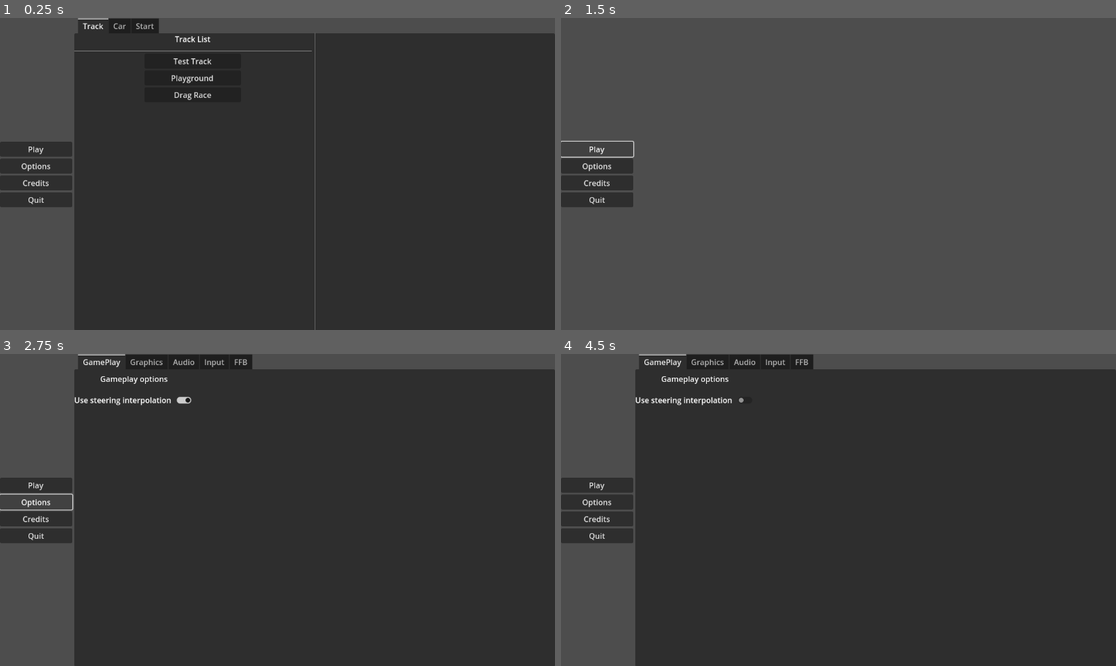
Above: before the commit, frames 1-4 (two rows, left to right).
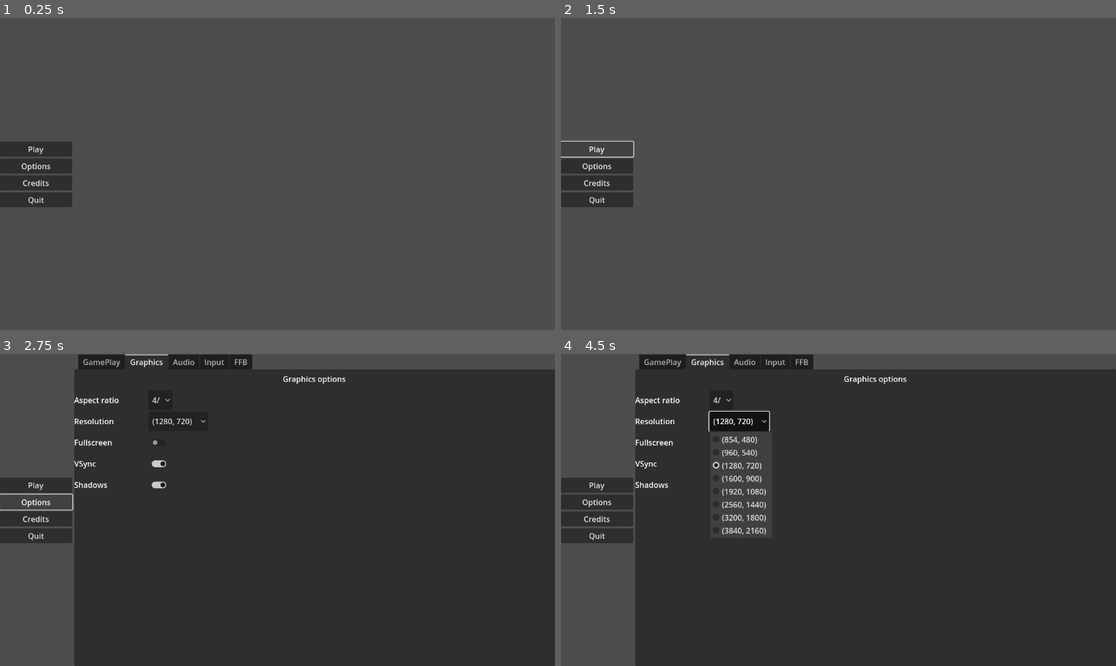
Above: after the commit, the same moments.

Repository: Dechode/Open-Throttle
Game: Godot game, scene res://scenes/gui/menus/main_menu.tscn
Same seed, same stepped clock (60 frames per second), same inputs: the game is played once before the commit and once after it.
Inputs (mouse positions are in pixels of both pictures, inside the frame that each line leads up to):
- Up to frame 1 (0.25 s): no input
- Up to frame 2 (1.5 s): click "Play" at 0.5 s; click "Play" at 1.25 s
- Up to frame 3 (2.75 s): click "Options" at 2 s
- Up to frame 4 (4.5 s): click (744, 400) at 2.77 s; click (721, 400) at 3.5 s, where only the run after the commit has a clickable "4/3"; click (738, 422) at 4.25 s, where only the run after the commit has a clickable "(1280, 720)"

The runs differ from the first frame. In frame 1, 83% of the frame differs, in the area x 13-100%, y 0-100%; in frame 2, nothing differs; in frame 3, 1.1%; in frame 4, 2.4%.

Commit message:
Small changes

Diff:
--- a/project.godot
+++ b/project.godot
@@ -128,8 +128,6 @@
 3d/default_linear_damp=0.0
 3d/default_angular_damp=0.0
 3d/time_before_sleep=0.0
-common/physics_fps=240
-common/physics_interpolation=true
 3d/active_soft_world=true
 
 [rendering]
--- a/scenes/gui/menus/car_setup_menu.tscn
+++ b/scenes/gui/menus/car_setup_menu.tscn
@@ -13,6 +13,7 @@
 script = ExtResource("1_4tq7e")
 
 [node name="Suspension" type="TabBar" parent="."]
+visible = false
 layout_mode = 2
 
 [node name="VBoxContainer" type="VBoxContainer" parent="Suspension"]
@@ -163,7 +164,6 @@
 layout_mode = 2
 
 [node name="Wheels" type="TabBar" parent="."]
-visible = false
 layout_mode = 2
 
 [node name="VBoxContainer" type="VBoxContainer" parent="Wheels"]
--- a/scenes/gui/menus/main_menu.tscn
+++ b/scenes/gui/menus/main_menu.tscn
@@ -84,6 +84,7 @@
 layout_mode = 2
 
 [node name="GamePlay" parent="HBoxContainer/Options" index="1"]
+visible = false
 layout_mode = 2
 
 [node name="VBoxContainer" parent="HBoxContainer/Options/GamePlay" index="0"]
@@ -104,6 +105,7 @@
 layout_mode = 2
 
 [node name="Graphics" parent="HBoxContainer/Options" index="2"]
+visible = true
 layout_mode = 2
 
 [node name="VBoxContainer" parent="HBoxContainer/Options/Graphics" index="0"]
@@ -469,6 +471,7 @@
 layout_mode = 2
 
 [node name="PlayMenu" type="TabContainer" parent="HBoxContainer"]
+visible = false
 layout_mode = 2
 size_flags_horizontal = 3
 
--- a/scenes/vehicle/rally_rwd/rally_rwd_1.tscn
+++ b/scenes/vehicle/rally_rwd/rally_rwd_1.tscn
@@ -108,6 +108,9 @@
 [node name="MeshInstance3D" parent="RigidBodyCar/Wheel_br" index="0"]
 mesh = SubResource("3")
 
+[node name="TireMarks" parent="RigidBodyCar/Wheel_br" index="1"]
+visibility_aabb = AABB(-0.374988, -0.205301, -0.475521, 0.749976, 0.410602, 0.951042)
+
 [node name="Wheel_bl" parent="RigidBodyCar" index="1"]
 transform = Transform3D(1, 0, 0, 0, 1, 0, 0, 0, 1, -0.722, -0.111579, 1.32806)
 
--- a/scenes/vehicle/wheel_suspension.tscn
+++ b/scenes/vehicle/wheel_suspension.tscn
@@ -1,14 +1,7 @@
-[gd_scene load_steps=9 format=3 uid="uid://nelgdfamj8jh"]
+[gd_scene load_steps=7 format=3 uid="uid://nelgdfamj8jh"]
 
 [ext_resource type="Material" path="res://resources/materials/tire.tres" id="1"]
 [ext_resource type="Script" path="res://scenes/vehicle/wheel_suspension.gd" id="2"]
-[ext_resource type="Script" path="res://scenes/vehicle/tire_models/pacejka_tire_model.gd" id="3"]
-
-[sub_resource type="Resource" id="Resource_78v73"]
-resource_local_to_scene = true
-script = ExtResource("3")
-tire_stiffness = 0.5
-tire_width = 0.225
 
 [sub_resource type="CylinderMesh" id="10"]
 material = ExtResource("1")
@@ -30,9 +23,6 @@
 [node name="Wheel_br" type="RayCast3D"]
 transform = Transform3D(1, 0, 0, 0, 1, 0, 0, 0, 1, 0.8, 0, 1.5)
 script = ExtResource("2")
-tire_model = SubResource("Resource_78v73")
-bump = 7000.0
-rebound = 5000.0
 
 [node name="MeshInstance3D" type="MeshInstance3D" parent="."]
 transform = Transform3D(-4.37114e-08, -1, 0, 1, -4.37114e-08, 0, 0, 0, 1, 0, 0, 0)
@@ -44,5 +34,6 @@
 emitting = false
 amount = 10000
 lifetime = 10.0
+visibility_aabb = AABB(-0.503298, -0.233458, -0.487277, 1.0066, 0.466916, 0.974553)
 process_material = SubResource("ParticleProcessMaterial_3a5fp")
 draw_pass_1 = SubResource("PlaneMesh_8qb03")
